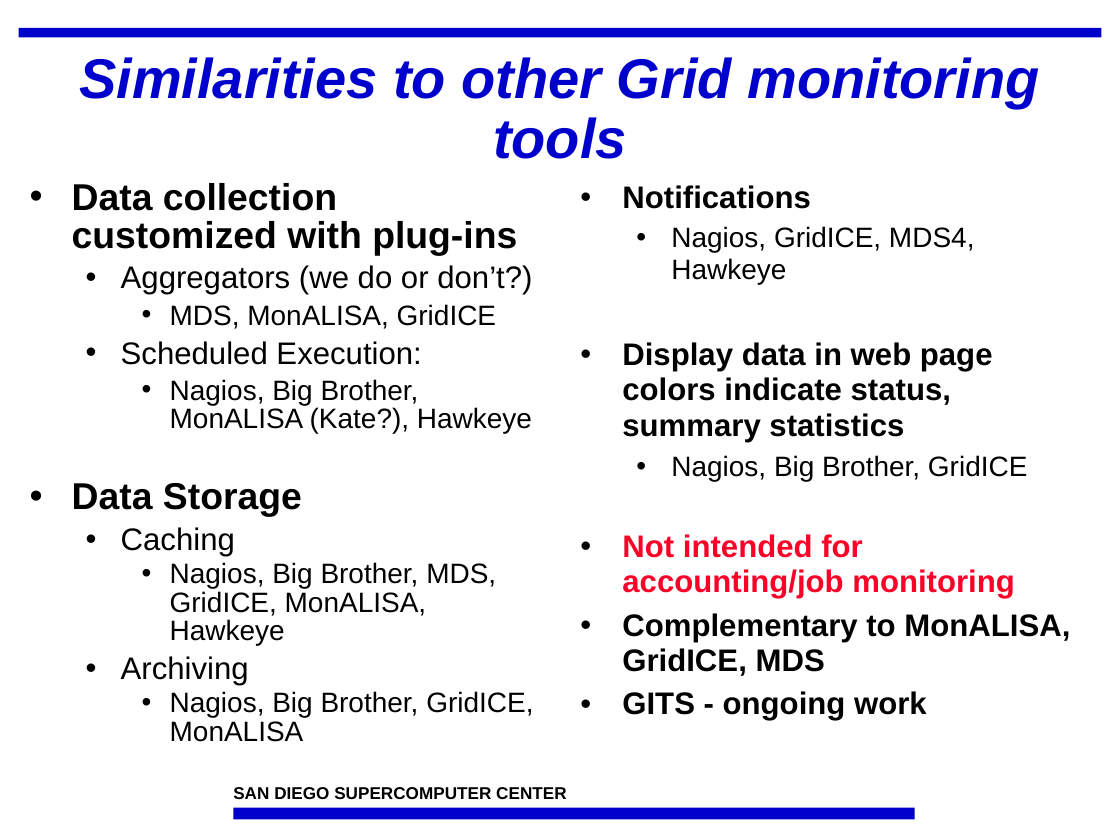
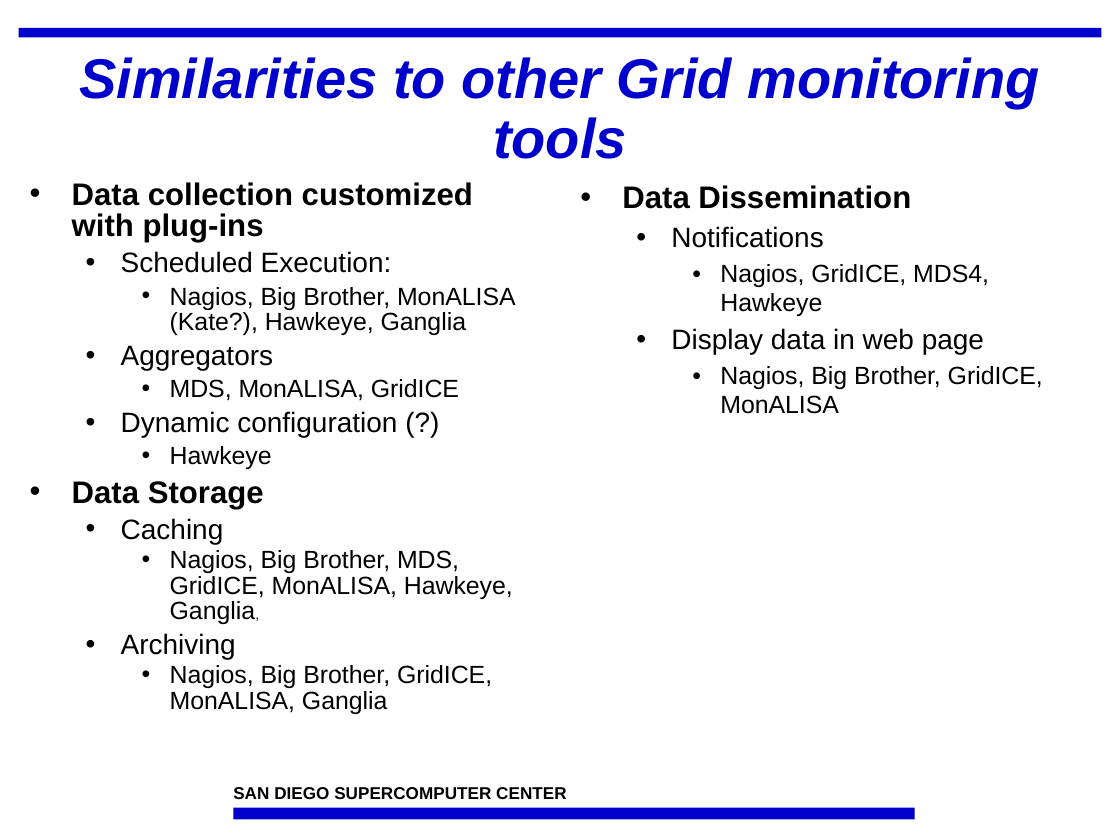
Before and after one commit to IncaProject/inca-xsede, a slide deck: slide 8 of talks/inca_sc05.ppt. Drawn at 1120x840 pixels with LibreOffice and Linux fonts; fonts in the diff are those of the drawing; background and template pictures are left out. Boxes give left, top, right and bottom in pixels: in the first picture for what was removed or moved away, otherwise in the second. Text is boxed around its words. In the diff, an @@ line names an element or a change of style, - is before the commit and + after.

```diff
--- a/talks/inca_sc05.ppt
+++ b/talks/inca_sc05.ppt
@@ text at (x1=72, y1=182, x2=473, y2=659): size 24 to 20 pt in "Data collection customized with plug-ins", "Data Storage"; size 18 to 16 pt in "MDS, MonALISA, GridICE"; size 20 to 18 pt in "Caching", "Archiving"; less space between paragraphs @@
@@ text at (x1=622, y1=185, x2=911, y2=209): paragraph added @@
+• Data Dissemination
@@ text at (x1=671, y1=226, x2=989, y2=316): size 20 to 18 pt, bold off in "Notifications"; size 18 to 16 pt in "Nagios, GridICE, MDS4, Hawkeye"; list level 1 to 2 in "Notifications"; list level 2 to 3 in "Nagios, GridICE, MDS4, Hawkeye" @@
@@ text at (x1=121, y1=251, x2=516, y2=370): text changed; size 20 to 16 pt @@
-  • Aggregators (we do or don’t?)
+  • Scheduled Execution:
+    • Nagios, Big Brother, MonALISA (Kate?), Hawkeye, Ganglia
+  • Aggregators
@@ text at (x1=671, y1=328, x2=1043, y2=414): text changed; size 20 to 16 pt; bold off @@
-• Display data in web page colors indicate status, summary statistics
-  • Nagios, Big Brother, GridICE
-• Not intended for accounting/job monitoring
-• Complementary to MonALISA, GridICE, MDS
-• GITS - ongoing work
+  • Display data in web page
+    • Nagios, Big Brother, GridICE, MonALISA
@@ text at (x1=121, y1=411, x2=397, y2=469): text changed @@
-  • Scheduled Execution:
-    • Nagios, Big Brother, MonALISA (Kate?), Hawkeye
+  • Dynamic configuration (?)
+    • Hawkeye
@@ text at (x1=170, y1=550, x2=513, y2=624): text changed; size 18 to 16 pt @@
-    • Nagios, Big Brother, MDS, GridICE, MonALISA, Hawkeye
+    • Nagios, Big Brother, MDS, GridICE, MonALISA, Hawkeye, Ganglia,
@@ text at (x1=170, y1=665, x2=492, y2=714): text changed; size 18 to 16 pt @@
-    • Nagios, Big Brother, GridICE, MonALISA
+    • Nagios, Big Brother, GridICE, MonALISA, Ganglia
```
Also in this commit, not shown: 8 other slides changed, 3 slides added, 2 slides removed.
